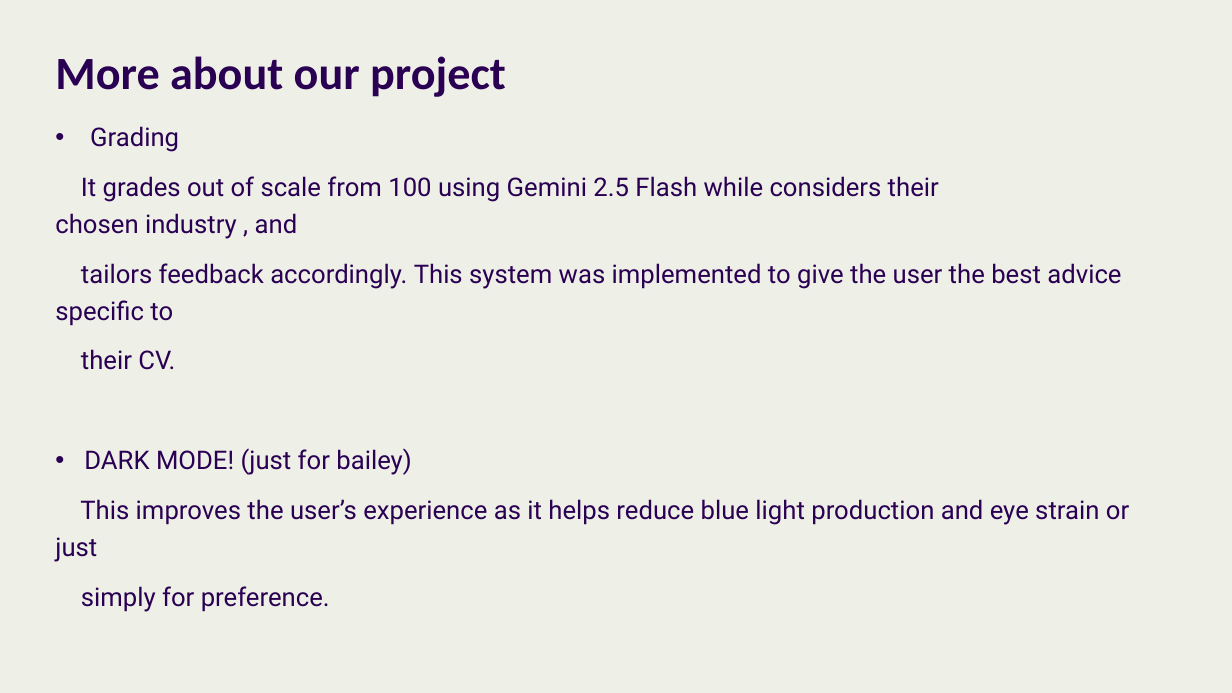
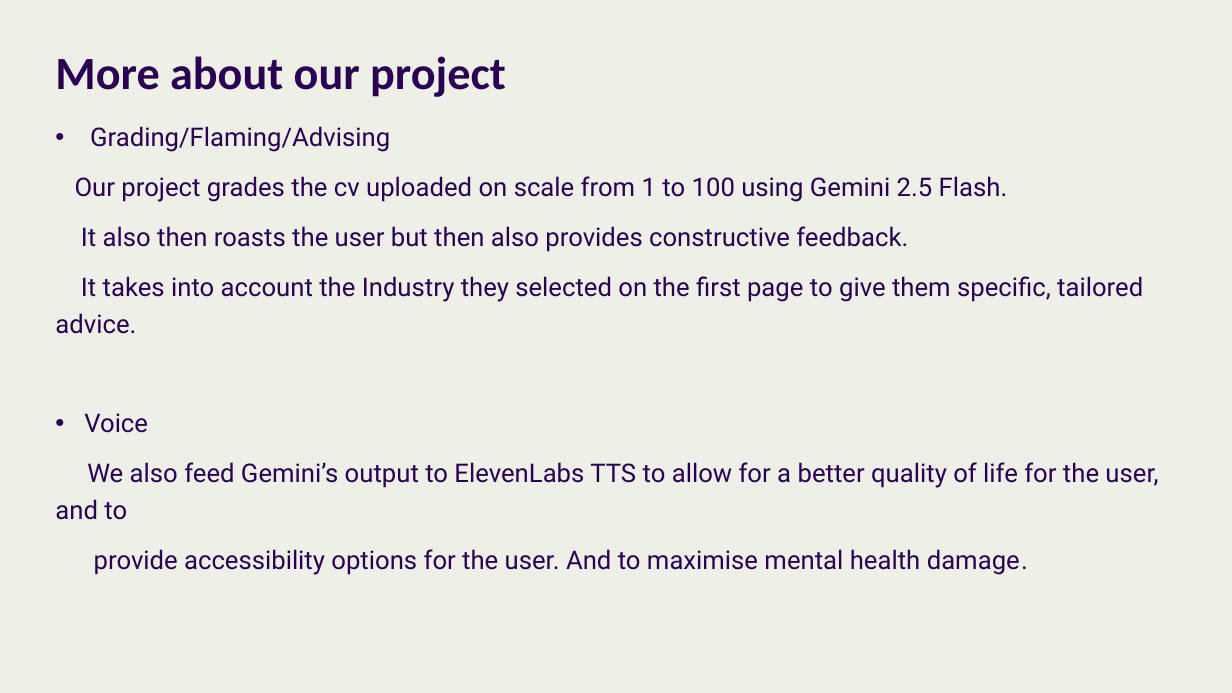
Before and after one commit to shaynesss/KentHackIt-May9-10, a slide deck: slide 7 of revised presentation.pptx. Drawn at 1232x693 pixels with LibreOffice and Linux fonts; fonts in the diff are those of the drawing. Boxes give left, top, right and bottom in pixels: in the first picture for what was removed or moved away, otherwise in the second. Text is boxed around its words. In the diff, an @@ line names an element or a change of style, - is before the commit and + after.

Commit message:
Revised Presentation LATEST

```diff
--- a/revised presentation.pptx
+++ b/revised presentation.pptx
@@ text at (55,126,1158,575): text changed @@
-• Grading
-It grades out of scale from 100 using Gemini 2.5 Flash while considers their chosen industry , and
-tailors feedback accordingly. This system was implemented to give the user the best advice specific to
-their CV.
-• DARK MODE! (just for bailey)
-This improves the user’s experience as it helps reduce blue light production and eye strain or just
-simply for preference.
+• Grading/Flaming/Advising
+Our project grades the cv uploaded on scale from 1 to 100 using Gemini 2.5 Flash.
+It also then roasts the user but then also provides constructive feedback.
+It takes into account the Industry they selected on the first page to give them specific, tailored advice.
+• Voice
+We also feed Gemini’s output to ElevenLabs TTS to allow for a better quality of life for the user, and to
+provide accessibility options for the user. And to maximise mental health damage.
```
Also in this commit, not shown: 1 other slide changed.
